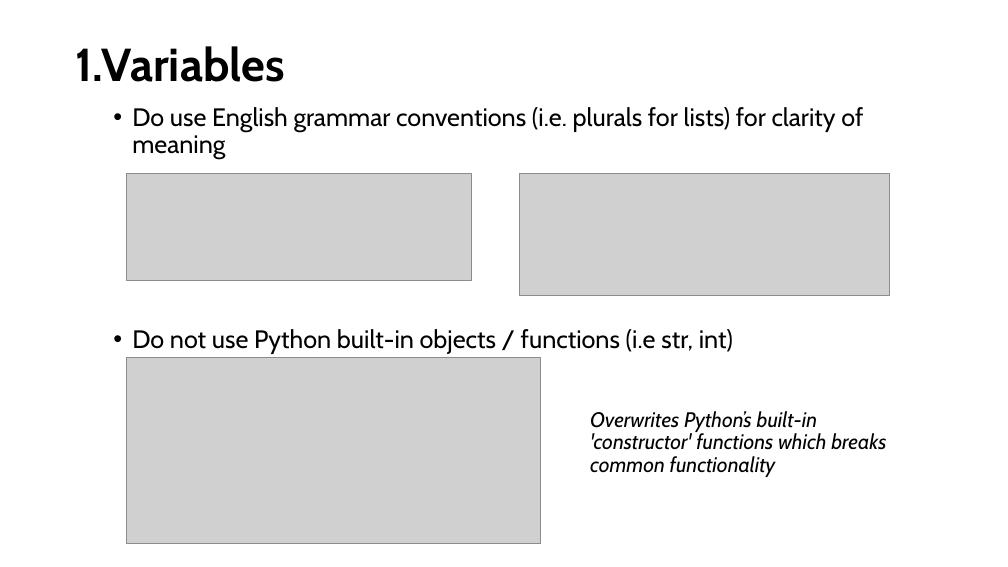
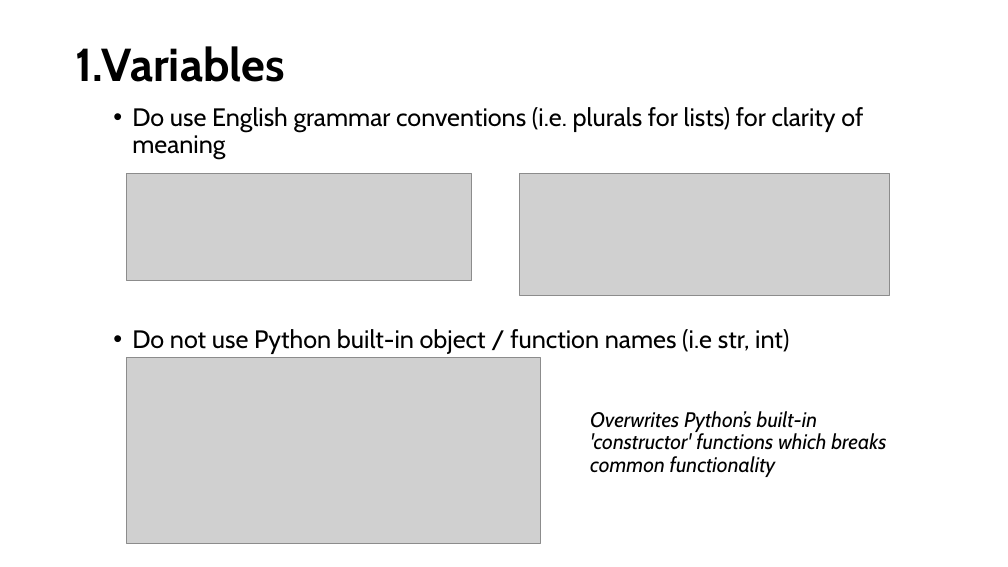
Before and after one commit to engmaths/SEMT10002_2025, a slide deck: slide 9 of Week_9_Consolidation_2_and_readability/Seminar_5_style/seminar_style.pptx. Drawn at 1008x567 pixels with LibreOffice and Linux fonts; fonts in the diff are those of the drawing; grey boxes stand for pictures. Boxes give left, top, right and bottom in pixels: in the first picture for what was removed or moved away, otherwise in the second. Text is boxed around its words. In the diff, an @@ line names an element or a change of style, - is before the commit and + after.

```diff
--- a/Week_9_Consolidation_2_and_readability/Seminar_5_style/seminar_style.pptx
+++ b/Week_9_Consolidation_2_and_readability/Seminar_5_style/seminar_style.pptx
@@ text at bbox=[132, 329, 789, 354]: text changed @@
-  • Do not use Python built-in objects / functions (i.e str, int)
+  • Do not use Python built-in object / function names (i.e str, int)
```
Also in this commit, not shown: 3 other slides changed.
